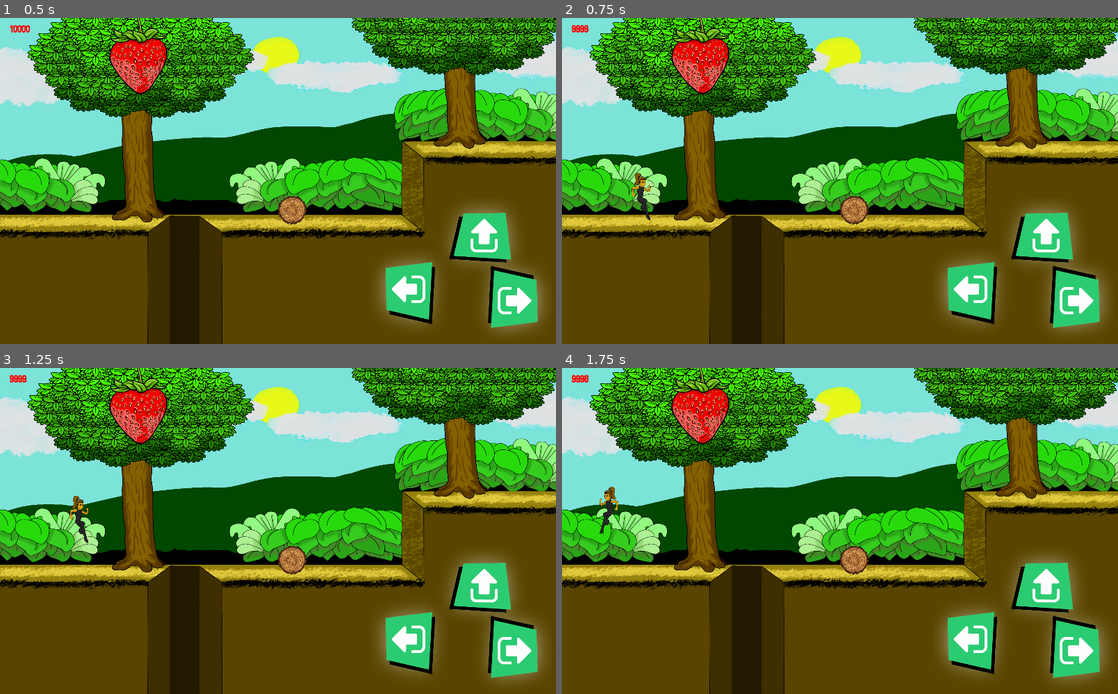
Above: before the commit, frames 1-4 (two rows, left to right).
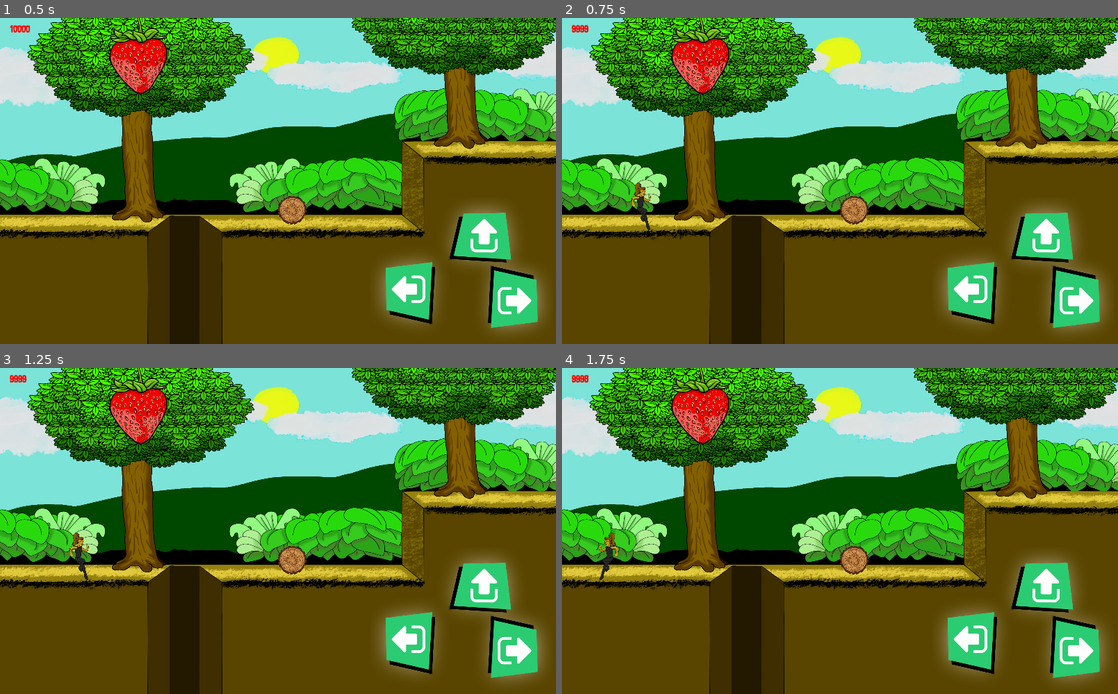
Above: after the commit, the same moments.

Repository: joelyo1996/nutriciber
Game: Godot game, scene res://Escenas/Mapa11/Mapa11.tscn
The game is run twice, just before and just after one commit, with the same random seed, the same clock (stepped at 60 frames per second) and the same inputs. This scene is started directly instead of the project's main scene.
Inputs (mouse positions are in pixels of both pictures, inside the frame that each line leads up to):
- Up to frame 1 (0.5 s): no input
- Up to frame 2 (0.75 s): click (1040, 239) at 0.5 s
- Up to frame 3 (1.25 s): no input
- Up to frame 4 (1.75 s): click (973, 641) at 1.25 s

Frame 1 is identical in both runs. In frame 2, 0.3% of the frame differs, in the area x 12-16%, y 47-66%; in frame 3, 0.4%, in the area x 12-16%, y 39-66%; in frame 4, 0.4%.

Commit message:
mvimiento_personaje
movimiento y animacion de pelo largo

Diff:
--- a/Escenas/Mapa11/KinematicBody2D.gd
+++ b/Escenas/Mapa11/KinematicBody2D.gd
@@ -4,7 +4,14 @@
 var move = Vector2(0,-1)
 var direccion
 var saltando = false
+var veri = true
 func _physics_process(delta):
+	if veri == true:
+		if Global.peloCorto:
+			veri = false
+		if Global.largoSalto == true:
+			$LargoCaminar.visible = true
+			veri = false
 	if saltando == false:
 		move.y = salto
 	if Input.is_action_pressed("ui_up") && !saltando== true && Global.Energia != 0 :
@@ -15,7 +22,7 @@
 		if Global.largoSalto == true:
 			$LargoSalto.visible = true
 			$SpriteSalto.visible = false
-			$AnimationPersonaje.play("salto")
+			$AnimationPersonaje.play("saltar_largo")
 		else:
 			$LargoSalto.visible = false
 			$SpriteSalto.visible = true
@@ -32,30 +39,14 @@
 		$AudioSaltar.stop()
 		$LargoSalto.visible = false
 		$LargoCaminar.visible=true
-	if Input.is_action_pressed("ui_up") && !saltando == true && Input.is_action_pressed("ui_right")&& Global.Energia != 0:
-			if Global.largoSalto == true:
-				$LargoSalto.visible = true
-				$SpriteSalto.visible = false
-				$LargoCaminar.visible = false
-				$AnimationPersonaje.play("salto")
-			saltando = true
-			move.y = -salto
-			yield(get_tree().create_timer(1),"timeout")
-			move.y = +salto
-			yield(get_tree().create_timer(1),"timeout")
-			salto = 100
-			saltando = false
-			$SpritePersonaje.visible = false
-			$SpriteSalto.visible = false
-			Global.Energia = Global.Energia - 1
+
 	if Input.is_action_pressed("ui_right")&& Global.Energia != 0:
-		if Global.largoSalto == true:
+		if Global.largoSalto == true && !saltando== true:
 			$LargoCaminar.visible = true
 			$SpritePersonaje.visible = false
 			$AnimationPersonaje.play("caminar_largo")
 		else:
 			$LargoCaminar.visible = false
-			$SpritePersonaje.visible = true
 			$AnimationPersonaje.play("caminar_largo")
 		move.x = spee
 		$SpritePersonaje.flip_h = false
@@ -64,11 +55,11 @@
 		$LargoSalto.flip_h = false
 		Global.Energia = Global.Energia - 1
 	if Input.is_action_pressed("ui_left")&& Global.Energia != 0:
-		if Global.largoSalto == true:
+		if Global.largoSalto == true && !saltando== true:
 			$LargoCaminar.visible = true
 			$AnimationPersonaje.play("caminar_largo")
 		else:
-			$AnimationPersonaje.play("caminar")
+			$AnimationPersonaje.play("caminar_largo")
 		move.x = -spee
 		$SpritePersonaje.flip_h = true
 		$SpriteSalto.flip_h = true
@@ -82,10 +73,10 @@
 
 	if is_on_floor():
 		move.y = 0
-		$SpritePersonaje.visible = true
+		$SpritePersonaje.visible = false
 		$SpriteSalto.visible = false
 
-	move_and_slide(move)
+	move_and_slide(move,Vector2(0,-1))
 	if Input.is_action_just_pressed("ui_left"):
 		$AudioPersonaje.play()
 	if Input.is_action_just_pressed("ui_right"):
--- /dev/null
+++ b/Escenas/Personaje/KinematicBody2D.gd
@@ -0,0 +1,43 @@
+extends KinematicBody2D
+var salto= 300
+var spee = 100
+var move = Vector2(0,-1)
+var direccion
+var saltando
+func _physics_process(delta):
+	if Input.is_action_pressed("ui_up") && !saltando== true && Global.Energia != 0 :
+		$LargoCaminar.visible = false
+		$SpritePersonaje.visible = false
+		$LargoCaminar.visible = false
+		$LargoSalto.visible = true
+		saltando = true
+		move.y = -salto
+		$AnimationPersonaje.play("salto")
+		yield(get_tree().create_timer(1),"timeout")
+		move.y = +salto
+		yield(get_tree().create_timer(2),"timeout")
+		salto = 300
+		saltando = false
+		$SpriteSalto.visible = false
+		$AudioSaltar.stop()
+		$LargoSalto.visible = false
+		$LargoCaminar.visible=true
+
+	if Input.is_action_pressed("ui_right"):
+		$LargoCaminar.visible = true
+		move.x = spee
+		$AnimationPersonaje.play("caminar_largo")
+		$LargoCaminar.flip_h= false
+	if Input.is_action_pressed("ui_left"):
+		$LargoCaminar.visible = true
+		move.x = -spee
+		$AnimationPersonaje.play("caminar_largo")
+		$LargoCaminar.flip_h= true
+	#Input.is_action_just_released("abajo") or Input.is_action_just_released("arriba") or Input.is_action_just_released("abajo") or
+	if Input.is_action_just_released("ui_right") or Input.is_action_just_released("ui_left"):
+		$AnimationPersonaje.stop()
+		move.x = 0
+	if is_on_floor():
+		move.y = 0
+
+	move_and_slide(move)
--- a/Escenas/Personaje/Personaje.tscn
+++ b/Escenas/Personaje/Personaje.tscn
@@ -6,10 +6,26 @@
 [ext_resource path="res://Asset/Personaje/corriendo.ogg" type="AudioStream" id=4]
 [ext_resource path="res://Asset/Personaje/salto.ogg" type="AudioStream" id=5]
 [ext_resource path="res://Asset/Personaje/head_salto1.png" type="Texture" id=6]
-[ext_resource path="res://Asset/Personaje/head_corriendo.png" type="Texture" id=7]
+[ext_resource path="res://Asset/Personaje/head_salto2.png" type="Texture" id=7]
+[ext_resource path="res://Asset/Personaje/head_corriendo.png" type="Texture" id=8]
 
 [sub_resource type="RectangleShape2D" id=1]
 extents = Vector2( 114.753, 213.302 )
+
+[sub_resource type="Animation" id=8]
+resource_name = "Salto_corto"
+tracks/0/type = "value"
+tracks/0/path = NodePath("CortoSalto:frame")
+tracks/0/interp = 1
+tracks/0/loop_wrap = true
+tracks/0/imported = false
+tracks/0/enabled = true
+tracks/0/keys = {
+"times": PoolRealArray( 0, 0.3, 0.6, 0.9 ),
+"transitions": PoolRealArray( 1, 1, 1, 1 ),
+"update": 1,
+"values": [ 0, 1, 2, 3 ]
+}
 
 [sub_resource type="Animation" id=2]
 resource_name = "caminar"
@@ -30,24 +46,12 @@
 [sub_resource type="Animation" id=3]
 resource_name = "caminar_largo"
 tracks/0/type = "value"
-tracks/0/path = NodePath("SpritePersonaje:frame")
+tracks/0/path = NodePath("LargoCaminar:frame")
 tracks/0/interp = 1
 tracks/0/loop_wrap = true
 tracks/0/imported = false
 tracks/0/enabled = true
 tracks/0/keys = {
-"times": PoolRealArray( 0.1, 0.4, 0.6, 0.8 ),
-"transitions": PoolRealArray( 1, 1, 1, 1 ),
-"update": 1,
-"values": [ 1, 2, 5, 1 ]
-}
-tracks/1/type = "value"
-tracks/1/path = NodePath("LargoCaminar:frame")
-tracks/1/interp = 1
-tracks/1/loop_wrap = true
-tracks/1/imported = false
-tracks/1/enabled = true
-tracks/1/keys = {
 "times": PoolRealArray( 0, 0.4, 0.6, 0.8 ),
 "transitions": PoolRealArray( 1, 1, 1, 1 ),
 "update": 1,
@@ -85,24 +89,12 @@
 [sub_resource type="Animation" id=6]
 resource_name = "saltar_largo"
 tracks/0/type = "value"
-tracks/0/path = NodePath("SpriteSalto:frame")
+tracks/0/path = NodePath("LargoSalto:frame")
 tracks/0/interp = 1
 tracks/0/loop_wrap = true
 tracks/0/imported = false
 tracks/0/enabled = true
 tracks/0/keys = {
-"times": PoolRealArray( 0, 0.3, 0.5, 0.8 ),
-"transitions": PoolRealArray( 1, 1, 1, 1 ),
-"update": 1,
-"values": [ 0, 1, 2, 3 ]
-}
-tracks/1/type = "value"
-tracks/1/path = NodePath("LargoSalto:frame")
-tracks/1/interp = 1
-tracks/1/loop_wrap = true
-tracks/1/imported = false
-tracks/1/enabled = true
-tracks/1/keys = {
 "times": PoolRealArray( 0, 0.5, 0.8 ),
 "transitions": PoolRealArray( 1, 1, 1 ),
 "update": 1,
@@ -129,6 +121,7 @@
 frame = 1
 
 [node name="AnimationPersonaje" type="AnimationPlayer" parent="."]
+anims/Salto_corto = SubResource( 8 )
 anims/caminar = SubResource( 2 )
 anims/caminar_largo = SubResource( 3 )
 anims/salto = SubResource( 4 )
@@ -164,10 +157,17 @@
 hframes = 4
 frame = 3
 
-[node name="LargoCaminar" type="Sprite" parent="."]
+[node name="CortoSalto" type="Sprite" parent="."]
 visible = false
 texture = ExtResource( 7 )
 vframes = 2
 hframes = 4
+frame = 4
+
+[node name="LargoCaminar" type="Sprite" parent="."]
+visible = false
+texture = ExtResource( 8 )
+vframes = 2
+hframes = 4
 [connection signal="area_entered" from="AreaPersonaje" to="." method="_on_Area2D_area_entered"]
 [connection signal="body_entered" from="AreaPersonaje" to="." method="_on_Area2D_body_entered"]
Not shown: 1 places in Escenas/Personaje/Personaje.tscn that only renumber resources
